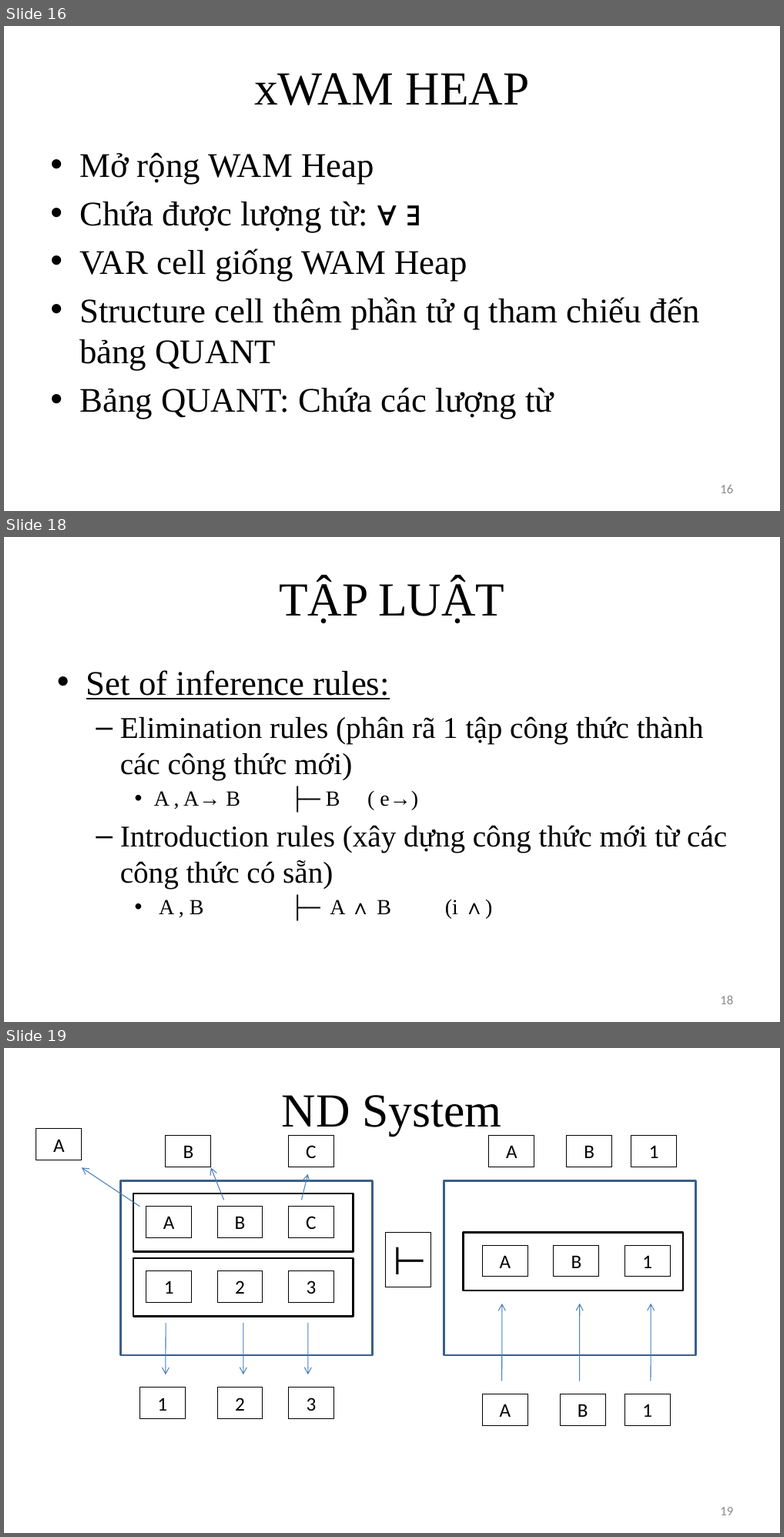
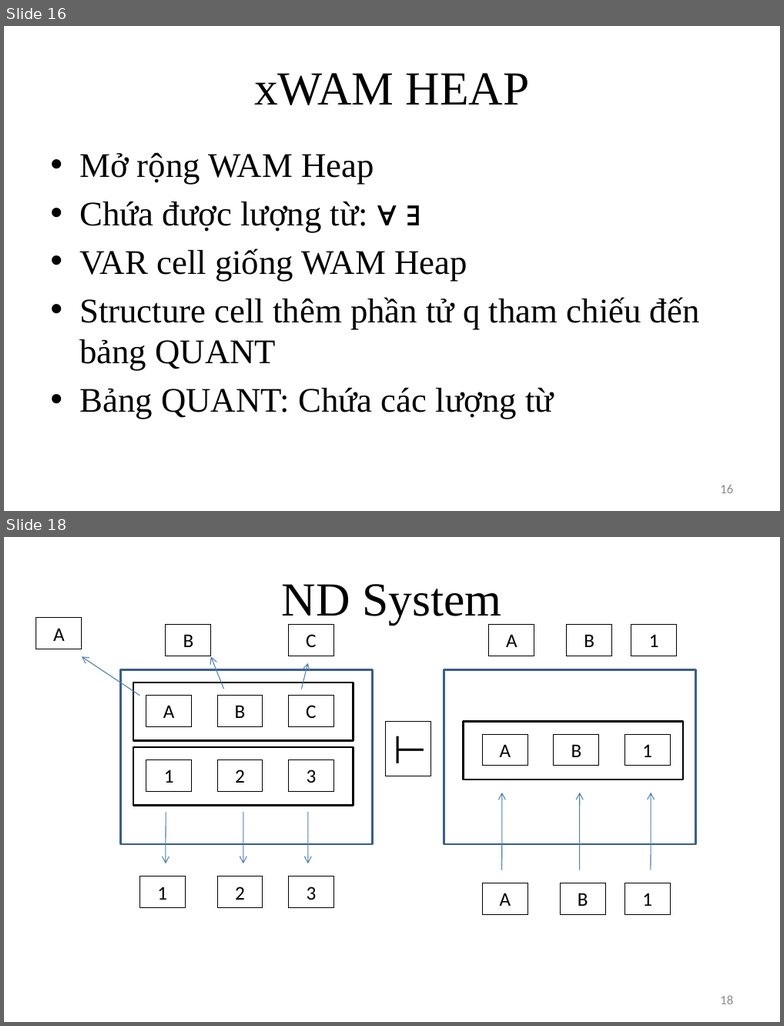
Before and after one commit to giang-rocker/logic, a slide deck: Report/SUY LUẬN TỰ NHIÊN.pptx. Shown one above the other, each under a label of ours: slides 16, 18 and 19 before the commit, slides 16 and 18 after it; the slides between them are not shown. The pictures are 784x1537 and 784x1026 pixels, drawn with LibreOffice and Linux fonts; fonts in the diff are those of the drawing. Boxes give left, top, right and bottom in pixels: in the first picture for what was removed or moved away, otherwise in the second. Text is boxed around its words. In the diff, an @@ line names an element or a change of style, - is before the commit and + after.

```diff
--- a/Report/SUY LUẬN TỰ NHIÊN.pptx
+++ b/Report/SUY LUẬN TỰ NHIÊN.pptx
@@ slide 18 removed at bbox=[4, 537, 780, 1022], background #FFFFFF @@
@@ title removed at bbox=[279, 579, 504, 623] @@
-TẬP LUẬT
@@ text removed at bbox=[86, 670, 727, 919] @@
-• Set of inference rules:
-  – Elimination rules (phân rã 1 tập công thức thành các công thức mới)
-    • A , A→ B ├─ B ( e→)
-  – Introduction rules (xây dựng công thức mới từ các công thức có sẵn)
-    • A , B ├─ A ∧ B (i ∧)
@@ page number removed at bbox=[720, 995, 733, 1004] @@
-18
@@ what was slide 19 is now slide 18 @@
@@ page number at bbox=[720, 995, 733, 1004]: text changed @@
-19
+18
```
Also in this commit, not shown: 13 slides changed, 5 other files.
